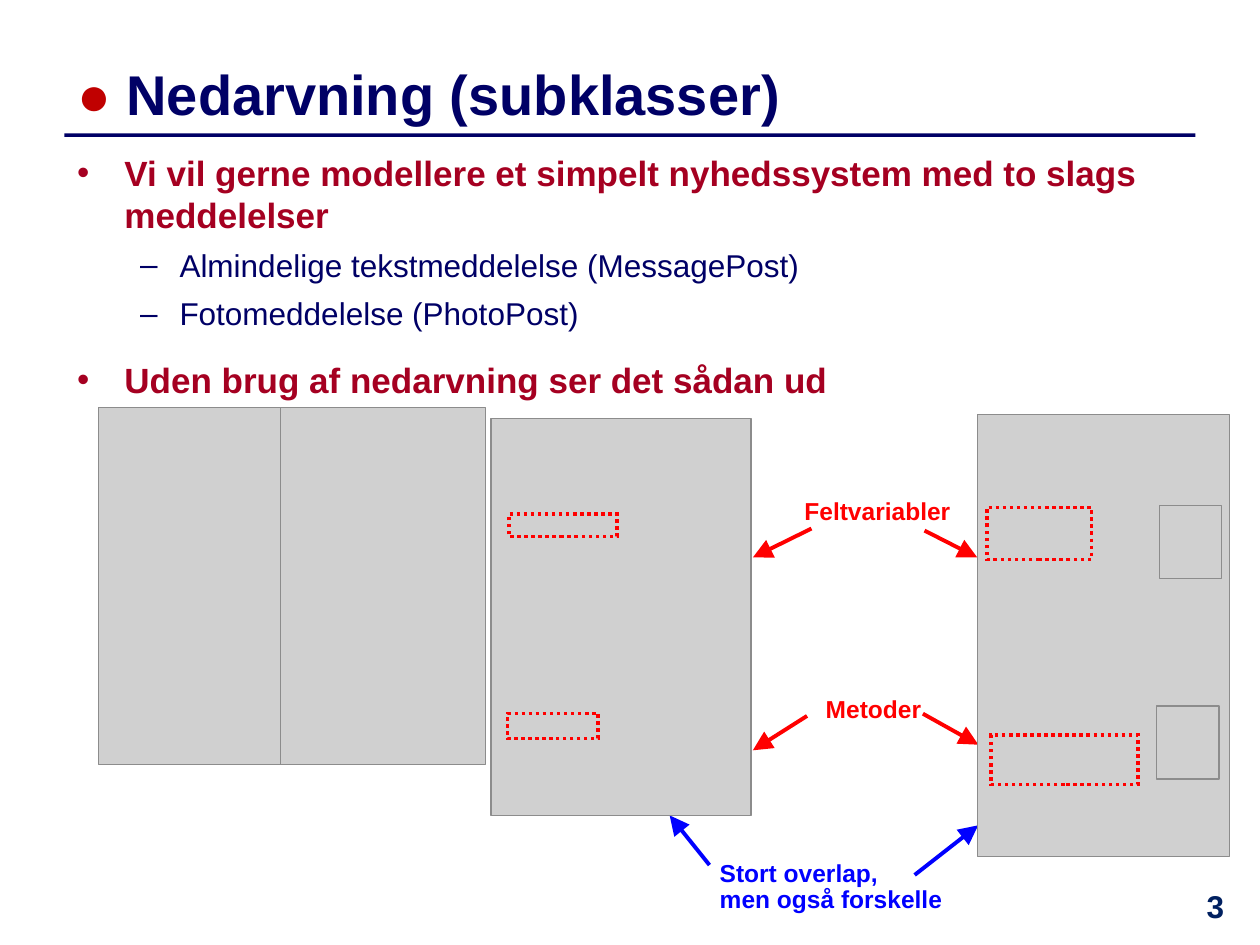
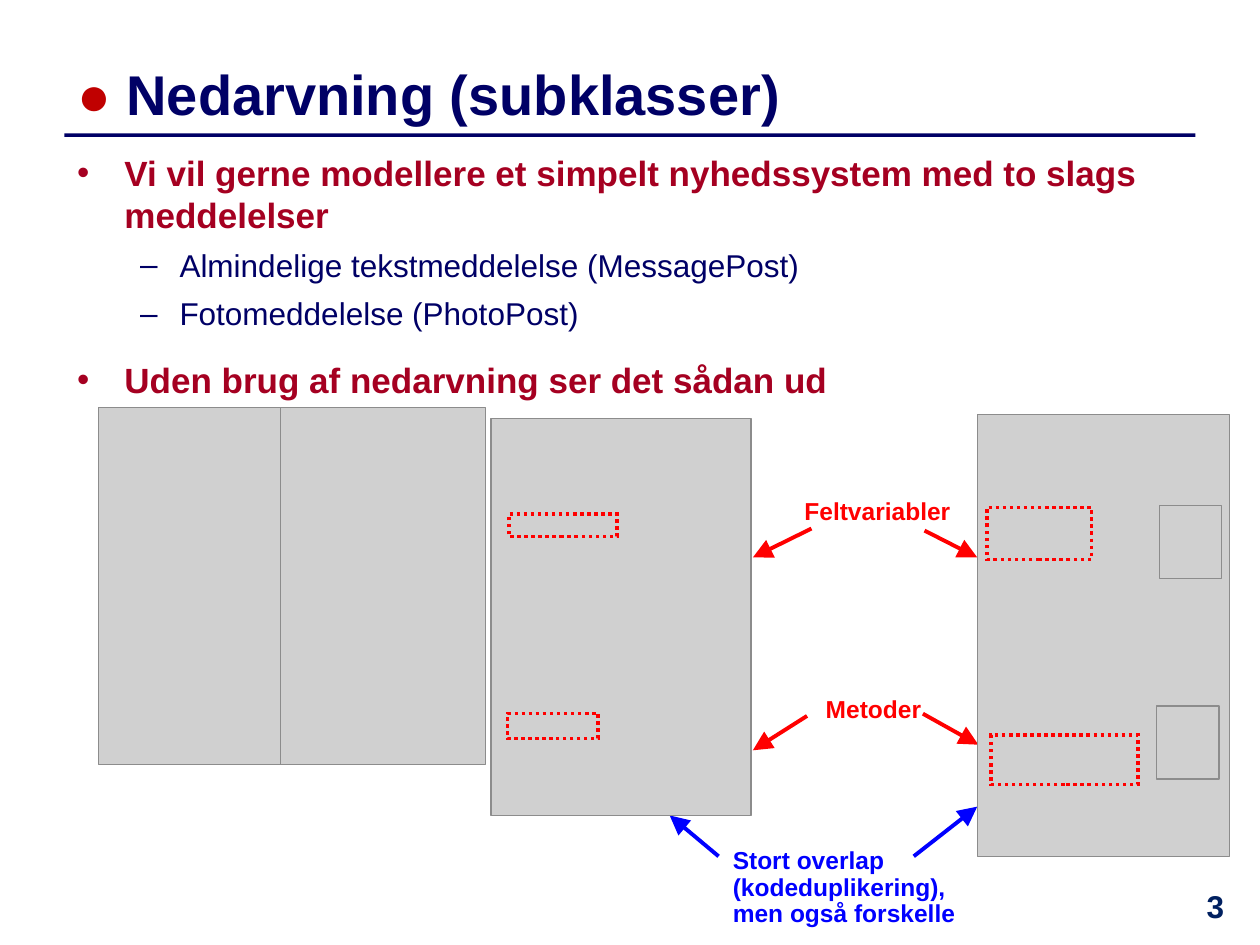
Before and after one commit to IntProgAU/Materiale, a slide deck: slide 3 of web/e22/uge_11/Slides-Uge11.pptx. Drawn at 1260x945 pixels with LibreOffice and Linux fonts; fonts in the diff are those of the drawing; grey boxes stand for pictures. Boxes give left, top, right and bottom in pixels: in the first picture for what was removed or moved away, otherwise in the second. Text is boxed around its words. In the diff, an @@ line names an element or a change of style, - is before the commit and + after.

```diff
--- a/web/e22/uge_11/Slides-Uge11.pptx
+++ b/web/e22/uge_11/Slides-Uge11.pptx
@@ arrow moved from (915, 874) - (978, 825) to (914, 857) - (978, 806) @@
@@ arrow moved from (709, 866) - (669, 815) to (718, 857) - (669, 815) @@
@@ text at [733,851,955,927]: text changed @@
-Stort overlap,
-men også forskelle
+Stort overlap (kodeduplikering),
+men også forskelle
```
Also in this commit, not shown: 18 other slides changed, 1 other file.
